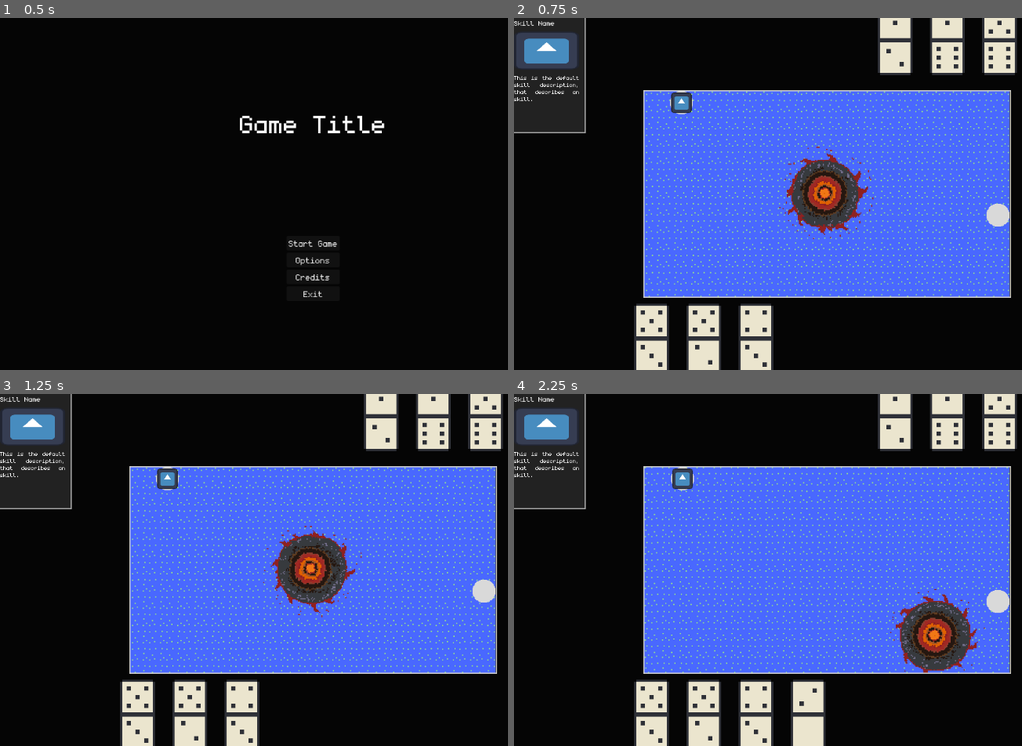
Above: before the commit, frames 1-4 (two rows, left to right).
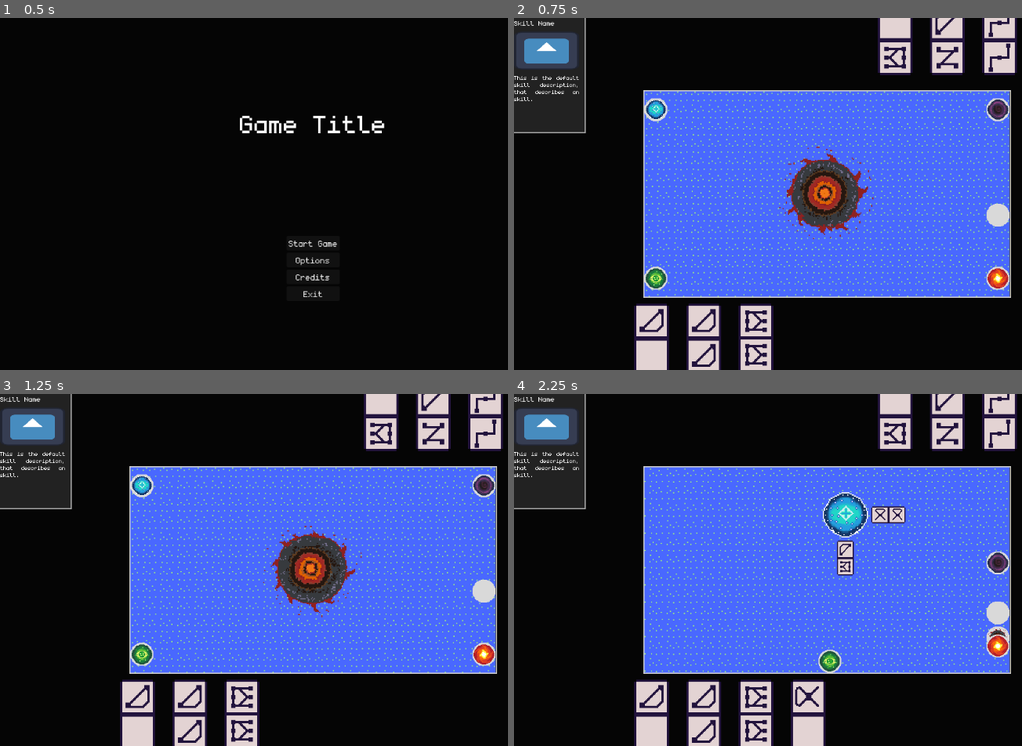
Above: after the commit, the same moments.

Repository: Juanxpeke/GD-BR2024
Game: Godot game, scene res://Core/GUI/MainMenu/main_menu.tscn
Same seed, same stepped clock (60 frames per second), same inputs: the game is played once before the commit and once after it. The engine's default icon, where the game draws it, is replaced by a stand-in: a white triangle on a blue panel in a dark square.
Inputs (mouse positions are in pixels of both pictures, inside the frame that each line leads up to):
- Up to frame 1 (0.5 s): no input
- Up to frame 2 (0.75 s): click "Start Game" at 0.5 s
- Up to frame 3 (1.25 s): no input
- Up to frame 4 (2.25 s): drag from (828, 570) to (996, 591) at 1.27 s; drag from (981, 661) to (823, 510) at 2.02 s

Frame 1 is identical in both runs. In frame 2, 4.0% of the frame differs, in the area x 23-99%, y 0-100%; in frame 3, 4.0%; in frame 4, 13%.

Commit message:
Added tower sprites

Diff:
--- a/Core/Domino/domino.gd
+++ b/Core/Domino/domino.gd
@@ -7,7 +7,7 @@
 const SPRITE_WIDTH : int = 32
 const SPRITE_HEIGHT : int = 64
 
-static var dominoes_atlas : Texture2D = load("res://Core/Domino/Dominos2x.png")
+static var dominoes_atlas : Texture2D = load("res://Core/Domino/Dominos2x RuneVersion.png")
 static var grabbing : bool = false
 
 var grabbed : bool = false
--- a/Core/Entity/entity.gd
+++ b/Core/Entity/entity.gd
@@ -7,10 +7,10 @@
 signal dead
 
 @export var health : int = 50
-@export var skills : Array[Skill] = []
 
 var current_health : int = health
 var current_manas : Array[int] = []
+var current_skills : Array[Skill] = []
 
 # Cache for the priority of manas needed in the current turn
 var manas_needed : Array[int] = []
@@ -36,7 +36,7 @@
 
 # Updates the manas needed
 func _update_manas_needed() -> void:
-	for skill in skills:
+	for skill in current_skills:
 		for mana_type in range(manas_needed.size()):
 			manas_needed[mana_type] += max(current_manas[mana_type] - skill.manas_needed[mana_type], 0)
 
@@ -99,9 +99,14 @@
 
 #region Skills
 
+# Sets the given skills to the player
+func set_current_skills(skills : Array[Skill]) -> void:
+	current_skills = skills
+	skills_changed.emit()
+
 # Adds a skill to the player
 func add_skill(skill : Skill) -> void:
-	skills.append(skill)
+	current_skills.append(skill)
 	skills_changed.emit()
 
 #endregion Skills
@@ -120,7 +125,7 @@
 					var tower_placement_play = TowerPlacementPlay.new(placement_component, domino, false)
 					tower_placement_play.value = manas_weights[tower.mana_type]
 					tower_placement_plays.append(tower_placement_play)
-				elif domino.dots.y == placement_component.dot:
+				if domino.dots.y == placement_component.dot:
 					var tower_placement_play = TowerPlacementPlay.new(placement_component, domino, true)
 					tower_placement_play.value = manas_weights[tower.mana_type]
 					tower_placement_plays.append(tower_placement_play)
--- a/Core/Match/match.gd
+++ b/Core/Match/match.gd
@@ -52,3 +52,13 @@
 	return get_turn_owner() == entity
 
 #endregion
+
+#region Skill Swapping
+
+# Swaps the skills of the entities
+func swap_skills() -> void:
+	var skills_cache = get_turn_owner().current_skills
+	get_turn_owner().set_current_skills(get_previous_turn_owner().skills)
+	get_previous_turn_owner().set_current_skills(skills_cache)
+
+#endregion
--- a/Core/World/Placement/static_placement_component.gd
+++ b/Core/World/Placement/static_placement_component.gd
@@ -4,6 +4,7 @@
 signal domino_placed(domino : Domino, entity : Entity)
 
 @export var dynamic_placement_component_scene : PackedScene
+@export var placement_areas_offset : float
 
 @onready var placement_area_up := %PlacementAreaUp
 @onready var placement_area_right := %PlacementAreaRight
@@ -21,19 +22,19 @@
 func _ready() -> void:
 	# Up placement area
 	placement_area_up.set_placement_component(self)
-	placement_area_up.translate(Vector2.UP * Domino.SPRITE_HEIGHT * 0.75)
+	placement_area_up.translate(Vector2.UP * (Domino.SPRITE_HEIGHT * 0.75 + placement_areas_offset))
 	# Right placement area
 	placement_area_right.set_placement_component(self)
 	placement_area_right.rotate(PI / 2)
-	placement_area_right.translate(Vector2.RIGHT * Domino.SPRITE_WIDTH * 1.5)
+	placement_area_right.translate(Vector2.RIGHT * (Domino.SPRITE_WIDTH * 1.5 + placement_areas_offset))
 	# Down placement area
 	placement_area_down.set_placement_component(self)
 	placement_area_down.rotate(PI)
-	placement_area_down.translate(Vector2.DOWN * Domino.SPRITE_HEIGHT * 0.75)
+	placement_area_down.translate(Vector2.DOWN * (Domino.SPRITE_HEIGHT * 0.75 + placement_areas_offset))
 	# Left placement area
 	placement_area_left.set_placement_component(self)
 	placement_area_left.rotate(-PI / 2)
-	placement_area_left.translate(Vector2.LEFT * Domino.SPRITE_WIDTH * 1.5)
+	placement_area_left.translate(Vector2.LEFT * (Domino.SPRITE_WIDTH * 1.5 + placement_areas_offset))
 
 
 # Public
--- a/Core/World/Tower/tower.gd
+++ b/Core/World/Tower/tower.gd
@@ -1,5 +1,12 @@
 class_name Tower
 extends Structure
+
+static var tower_sprites = [
+	load("res://Core/World/Tower/TowerSprites/arcane_well.png"),
+	load("res://Core/World/Tower/TowerSprites/nature_well.png"),
+	load("res://Core/World/Tower/TowerSprites/dark_well.png"),
+	load("res://Core/World/Tower/TowerSprites/inferno_well.png"),
+]
 
 @export var mana_type : GameManager.ManaType = GameManager.ManaType.ARCANE
 
@@ -8,7 +15,12 @@
 @export var placement_area_down_blocked : bool = false
 @export var placement_area_left_blocked : bool = false
 
+var extractions : int = 0
+var accumulated_extractions : int = 0
+var accumulated_extractions_treshold : int = 5
+
 @onready var placement_component := %StaticPlacementComponent
+@onready var indicator_component := %OOCIndicatorComponent
 @onready var sprite := %Sprite
 
 # Private
@@ -24,12 +36,18 @@
 
 # Called when a domino is placed in the tower placement component
 func _on_domino_placed(domino : Domino, entity : Entity) -> void:
-	print('Tower domino placed by ', entity.name)
 	entity.add_current_mana(1, mana_type)
+	extractions += 1
+	accumulated_extractions += 1
+
+	if accumulated_extractions == accumulated_extractions_treshold:
+		accumulated_extractions = 0
+		GameManager.current_match.swap_skills()
 
 # Updates the tower data from its mana type
 func _update_mana_type_data() -> void:
-	pass
+	sprite.texture = tower_sprites[mana_type]
+	indicator_component.indicator_sprite.texture = tower_sprites[mana_type]
 
 # Updates the tower placement areas
 func _update_placement_areas() -> void:
--- a/Core/World/Tower/tower.tscn
+++ b/Core/World/Tower/tower.tscn
@@ -7,15 +7,17 @@
 [ext_resource type="PackedScene" uid="uid://5svqcy4l02ge" path="res://Core/World/BackgroundBoard/blocked_area_component.tscn" id="5_q53so"]
 
 [sub_resource type="RectangleShape2D" id="RectangleShape2D_8kng7"]
-size = Vector2(32, 32)
+size = Vector2(96, 96)
 
 [node name="Tower" type="Node2D"]
 script = ExtResource("1_3jabf")
 
 [node name="StaticPlacementComponent" parent="." instance=ExtResource("2_5thyv")]
 unique_name_in_owner = true
+placement_areas_offset = 32.0
 
 [node name="OOCIndicatorComponent" parent="." instance=ExtResource("4_38pew")]
+unique_name_in_owner = true
 indicator_texture = ExtResource("3_fl8vd")
 
 [node name="BlockedAreaComponent" parent="." instance=ExtResource("5_q53so")]
@@ -25,5 +27,5 @@
 
 [node name="Sprite" type="Sprite2D" parent="."]
 unique_name_in_owner = true
-scale = Vector2(0.2, 0.2)
-texture = ExtResource("3_fl8vd")
+texture_filter = 1
+scale = Vector2(2, 2)
--- a/Core/World/world.tscn
+++ b/Core/World/world.tscn
@@ -40,10 +40,28 @@
 [node name="Towers" type="Node2D" parent="Structures"]
 unique_name_in_owner = true
 
-[node name="Tower" parent="Structures/Towers" instance=ExtResource("4_oicnk")]
-position = Vector2(-946, -578)
+[node name="ArcaneTower" parent="Structures/Towers" instance=ExtResource("4_oicnk")]
+position = Vector2(-1200, -600)
 placement_area_up_blocked = true
 placement_area_left_blocked = true
+
+[node name="NatureTower" parent="Structures/Towers" instance=ExtResource("4_oicnk")]
+position = Vector2(-1200, 600)
+mana_type = 1
+placement_area_down_blocked = true
+placement_area_left_blocked = true
+
+[node name="DarkTower" parent="Structures/Towers" instance=ExtResource("4_oicnk")]
+position = Vector2(1200, -600)
+mana_type = 2
+placement_area_up_blocked = true
+placement_area_right_blocked = true
+
+[node name="InfernoTower" parent="Structures/Towers" instance=ExtResource("4_oicnk")]
+position = Vector2(1200, 600)
+mana_type = 3
+placement_area_right_blocked = true
+placement_area_down_blocked = true
 
 [node name="TopLayer" type="CanvasLayer" parent="."]
 
Renamed: Core/World/Tower/TowerSprites/ManaWell.png -> Core/World/Tower/TowerSprites/arcane_well.png
Renamed: Core/World/Tower/TowerSprites/DarkWell.png -> Core/World/Tower/TowerSprites/dark_well.png
Renamed: Core/World/Tower/TowerSprites/Inferno.png -> Core/World/Tower/TowerSprites/inferno_well.png
Renamed: Core/World/Tower/TowerSprites/LifeWell.png -> Core/World/Tower/TowerSprites/nature_well.png
